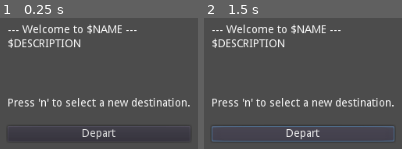
Above: before the commit, frames 1-2 (left to right).
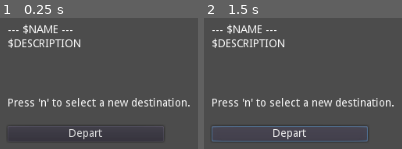
Above: after the commit, the same moments.

Repository: Dibujaron/DistantHorizonClient
Game: Godot game, scene res://scenes/station/StationMenu.tscn
The game is run twice, just before and just after one commit, with the same random seed, the same clock (stepped at 60 frames per second) and the same inputs. This scene is started directly instead of the project's main scene.
Inputs:
- Up to frame 1 (0.25 s): no input
- Up to frame 2 (1.5 s): click "Depart" at 0.5 s; click "Depart" at 1.25 s

The runs differ from the first frame. In frame 1, 2.8% of the frame differs, in the area x 11-70%, y 4-93%; in frame 2, 3.1%, in the area x 11-96%, y 4-95%.
Error in both runs: Attempt to call function 'get_node' in base 'null instance' on a null instance. (res://scenes/station/StationMenu.gd:15)

Commit message:
World balancing

Diff:
--- a/scenes/Space.gd
+++ b/scenes/Space.gd
@@ -166,7 +166,7 @@
 		else:
 			add_child(station)
 		station.json_init(station_info)
-		if station.name == "Stn_Regalis_Hydro":
+		if station.name == "Stn_Arion_Spaceport":
 			var circle = preload("res://scenes/player/TargetingCircle.tscn").instance()
 			circle.navigate_to(station.name)
 	Global.get_navigation_menu().init()
--- a/scenes/station/StationMenu.tscn
+++ b/scenes/station/StationMenu.tscn
@@ -28,19 +28,19 @@
 margin_bottom = 14.0
 
 [node name="--- Welcome to" type="Label" parent="HBoxContainer/VBoxContainer/HeaderLabel"]
-margin_right = 97.0
+margin_right = 15.0
 margin_bottom = 14.0
-text = "--- Welcome to"
+text = "---"
 
 [node name="StationName" type="Label" parent="HBoxContainer/VBoxContainer/HeaderLabel"]
-margin_left = 101.0
-margin_right = 147.0
+margin_left = 19.0
+margin_right = 65.0
 margin_bottom = 14.0
 text = "$NAME"
 
 [node name="---" type="Label" parent="HBoxContainer/VBoxContainer/HeaderLabel"]
-margin_left = 151.0
-margin_right = 166.0
+margin_left = 69.0
+margin_right = 84.0
 margin_bottom = 14.0
 text = "---"
 
@@ -90,6 +90,9 @@
 
 [node name="DepartButton" type="Button" parent="HBoxContainer/VBoxContainer"]
 margin_top = 130.0
-margin_right = 234.0
+margin_right = 200.0
 margin_bottom = 150.0
+rect_min_size = Vector2( 200, 0 )
+size_flags_horizontal = 2
+size_flags_vertical = 2
 text = "Depart"
